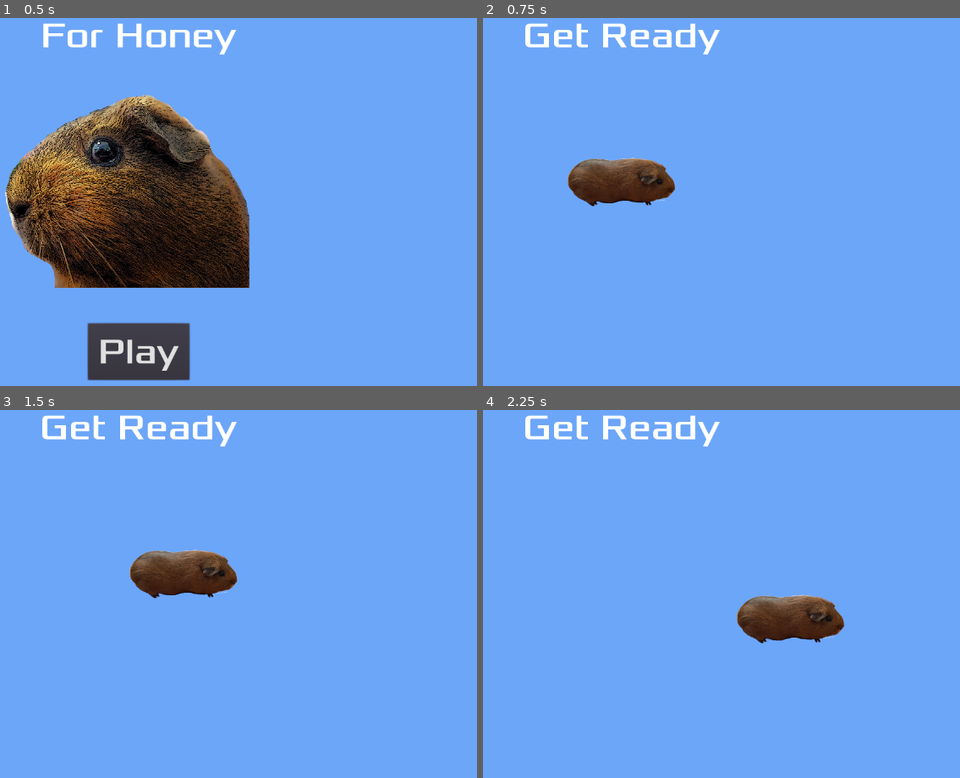
Above: before the commit, frames 1-4 (two rows, left to right).
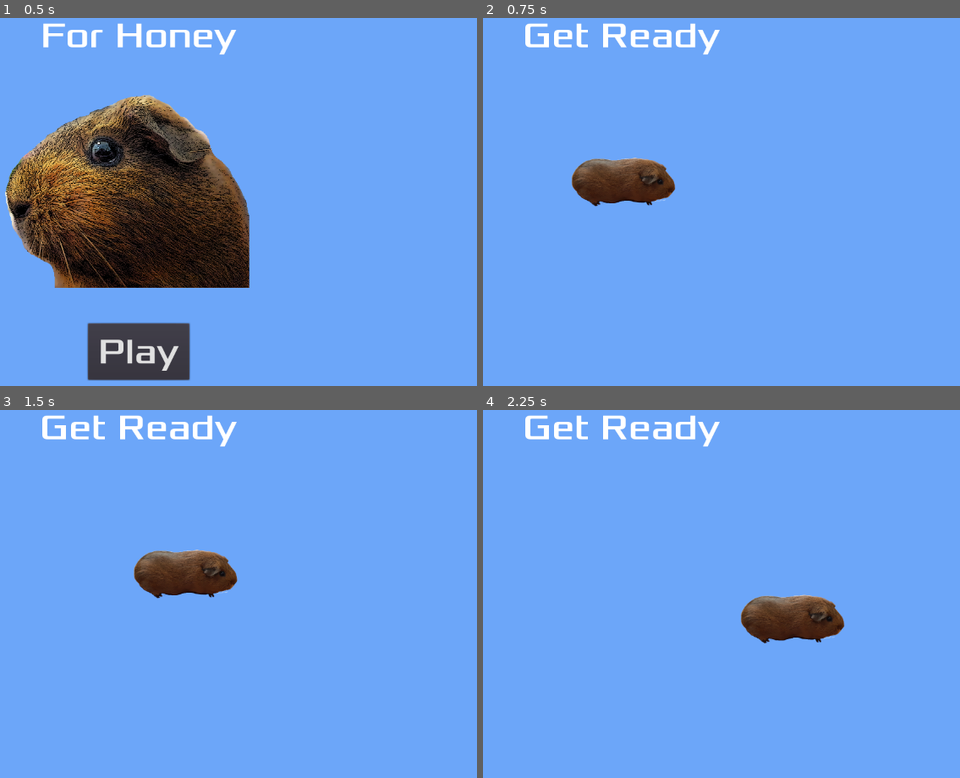
Above: after the commit, the same moments.

Repository: bristol-pride-game-jam/Honey
Game: Godot game, scene res://Main.tscn
The game is run twice, just before and just after one commit, with the same random seed, the same clock (stepped at 60 frames per second) and the same inputs.
Inputs:
- Up to frame 1 (0.5 s): no input
- Up to frame 2 (0.75 s): click "Play" at 0.5 s
- Up to frame 3 (1.5 s): tap Enter at 1.25 s; hold Right (ui_right) from 1.28 s (still down)
- Up to frame 4 (2.25 s): release Right (ui_right) at 2.03 s; hold Down (ui_down) from 2.03 s (still down)

Frame 1 is identical in both runs. In frame 2, 0.3% of the frame differs, in the area x 17-40%, y 37-52%; in frame 3, 0.3%, in the area x 27-50%, y 37-52%; in frame 4, 0.3%.

Commit message:
Tweaked so it's a bum wiggle

Diff:
--- a/Main.tscn
+++ b/Main.tscn
@@ -15,6 +15,8 @@
 color = Color( 0.423529, 0.65098, 0.976471, 1 )
 
 [node name="Player" parent="." instance=ExtResource( 2 )]
+visible = false
+position = Vector2( 856.804, 717.176 )
 
 [node name="StartTimer" type="Timer" parent="."]
 wait_time = 2.0
Binary file changed: art/right_2.png
